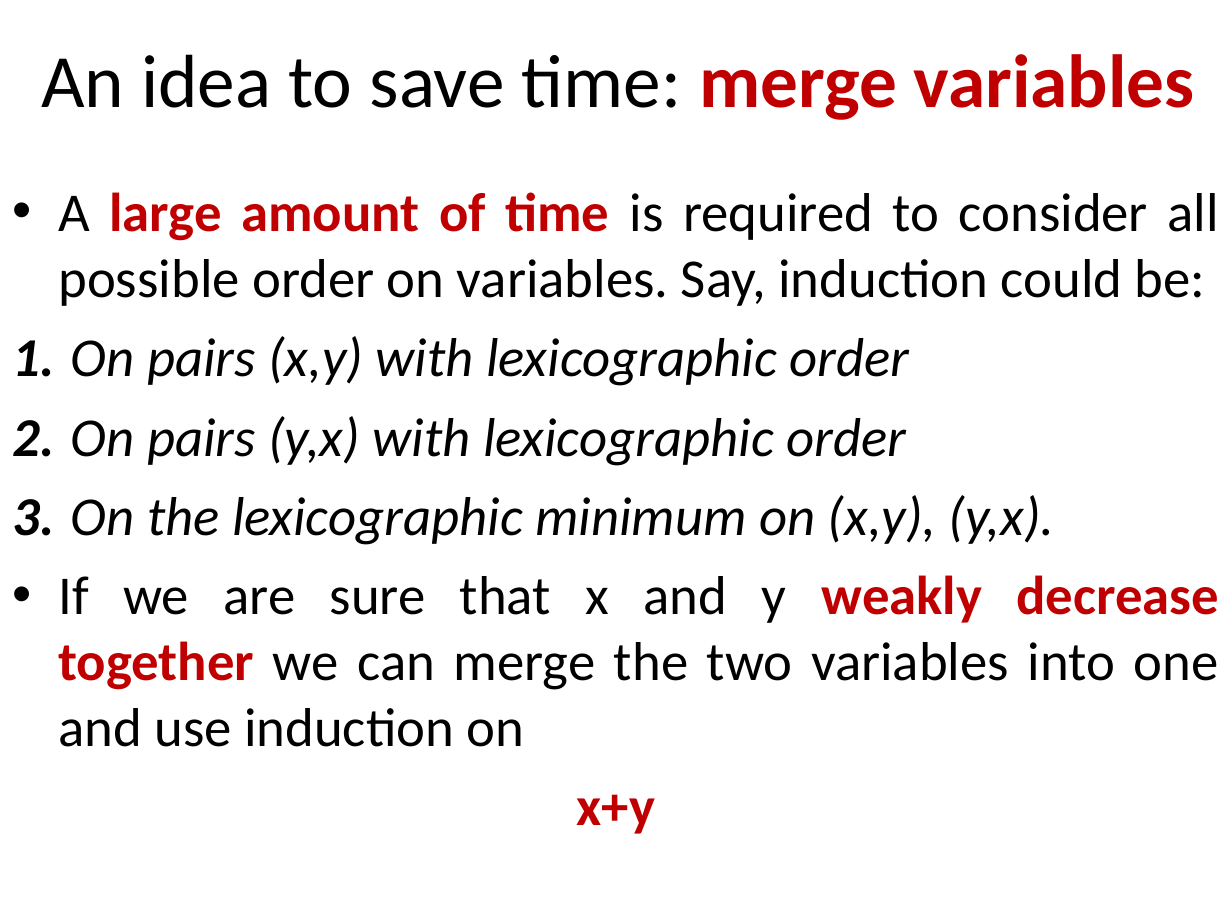
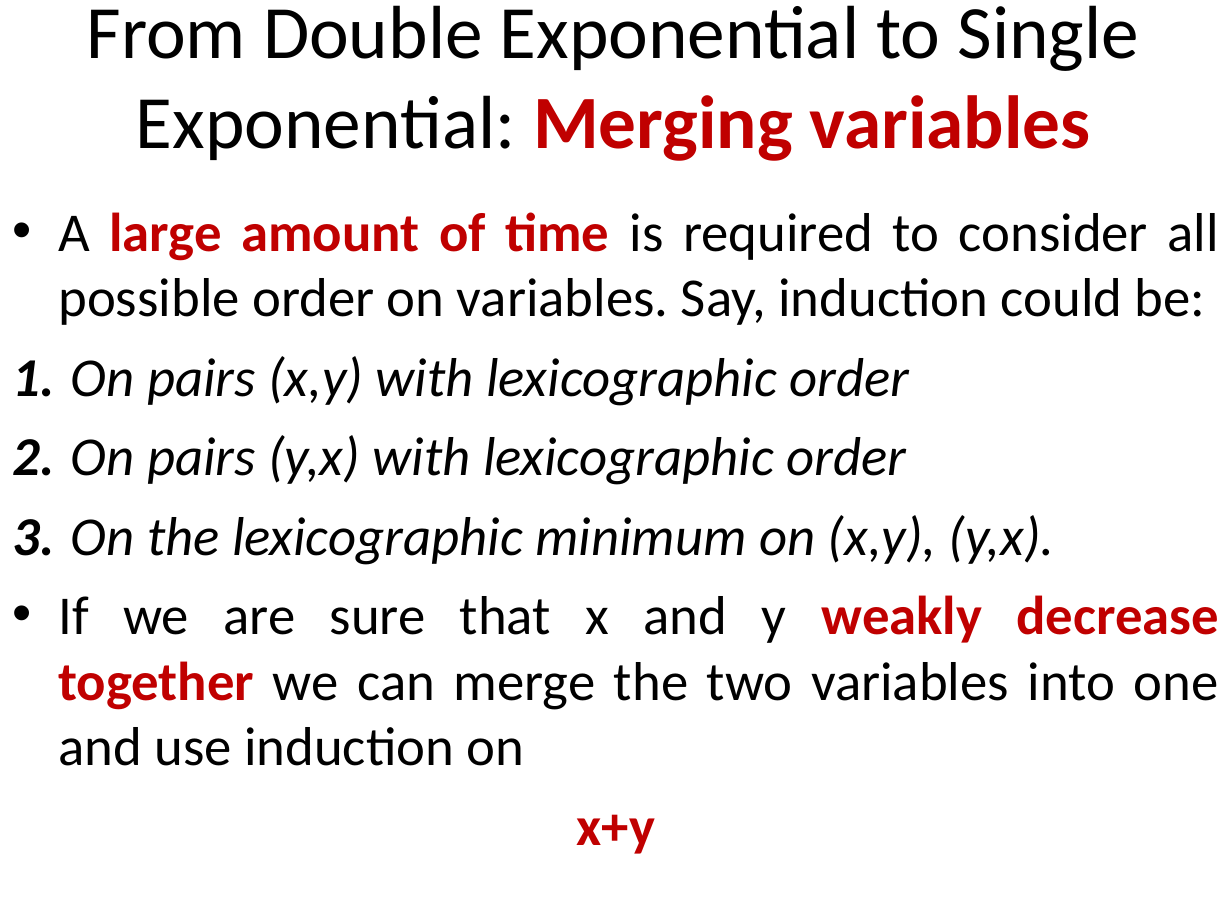
Before and after one commit to stefanoangeloberardi/GTC-injective, a slide deck: slide 8 of PDF/20260219-FUEFUKI24-Isawa Onsen-Injectivity-Slides.ppt (slide 5 before the commit). Drawn at 1232x924 pixels with LibreOffice and Linux fonts; fonts in the diff are those of the drawing. Boxes give left, top, right and bottom in pixels: in the first picture for what was removed or moved away, otherwise in the second. Text is boxed around its words. In the diff, an @@ line names an element or a change of style, - is before the commit and + after.

```diff
--- a/PDF/20260219-FUEFUKI24-Isawa Onsen-Injectivity-Slides.ppt
+++ b/PDF/20260219-FUEFUKI24-Isawa Onsen-Injectivity-Slides.ppt
@@ title at (87, 5, 1138, 161): text changed @@
-An idea to save time: merge variables
+From Double Exponential to Single Exponential: Merging variables
@@ text "A large amount of time ...": place and size @@
-text "A large amount of time ..." at (58, 192, 1220, 834)
+text "A large amount of time ..." at (58, 212, 1220, 854)
```
Also in this commit, not shown: 7 other slides changed, 2 slides added, 1 slide removed.
